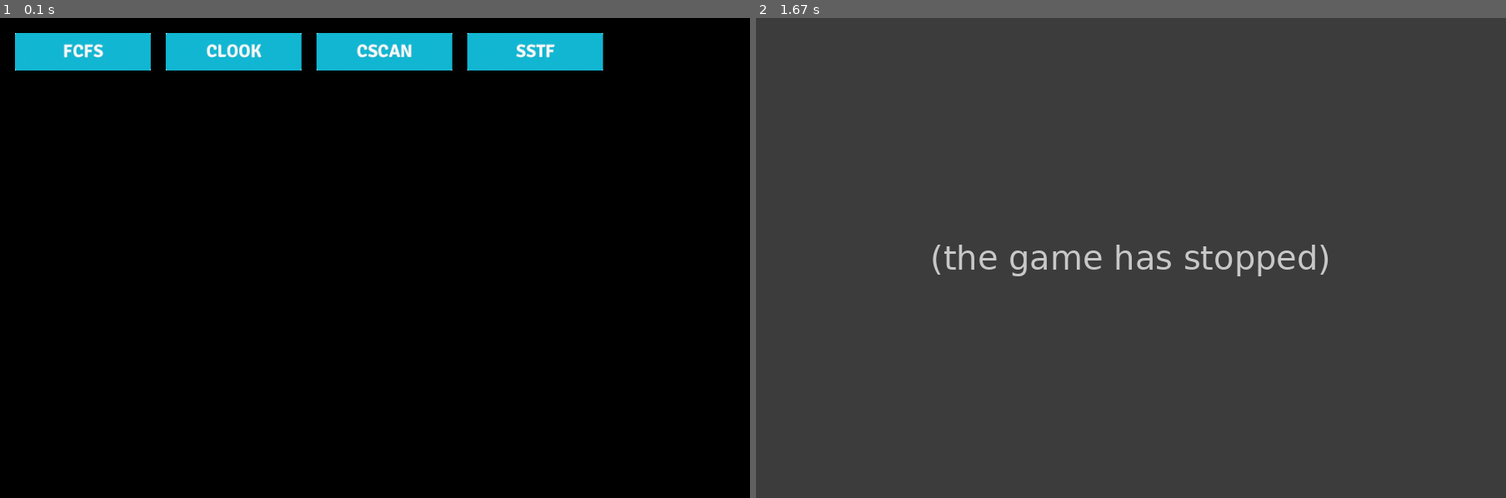
Above: before the commit, frames 1-2 (left to right).
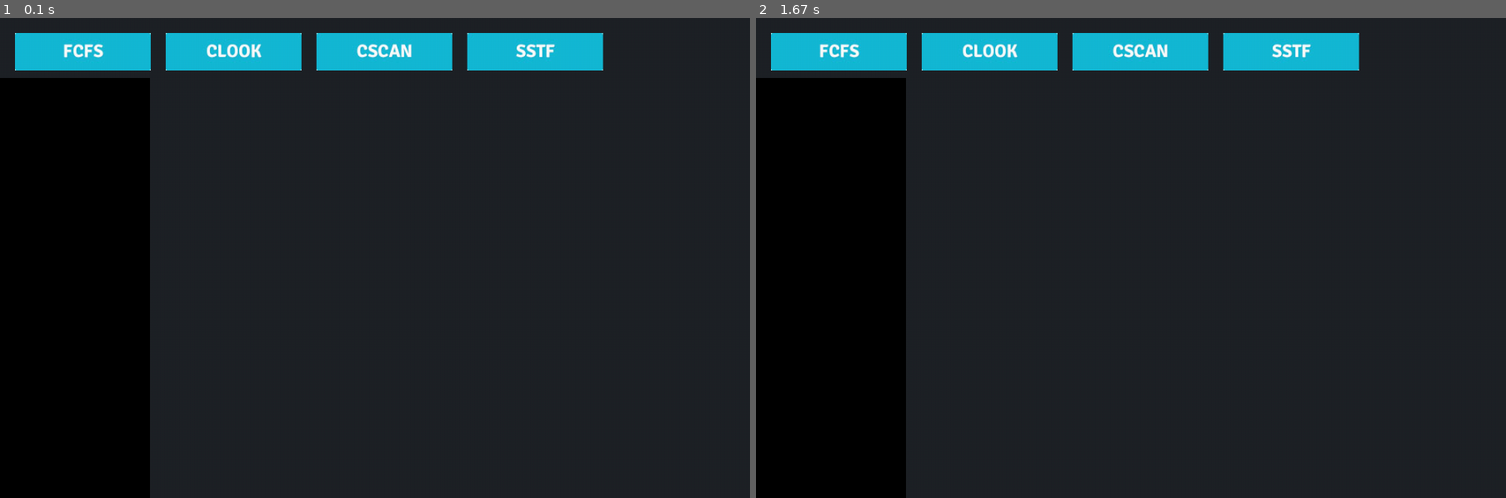
Above: after the commit, the same moments.

Repository: farfanoide/simuladorHDD
Game: pygame game, started from testppal.py
Two runs of this game, one before a commit and one after it. Both use one fixed random seed, a clock stepped at 60 frames per second and the inputs below. The source is Python 2; it was converted automatically to run under Python 3.
Inputs:
- Up to frame 1 (0.1 s): no input
- Up to frame 2 (1.67 s): tap Enter at 0.33 s

The runs differ from the first frame. In frame 1, 77% of the frame differs, in the area x 0-100%, y 0-100%; in frame 2, 100%.
Error before the commit: ValueError: invalid literal for int() with base 10: '' (base_gui.py line 145); the game stopped at 0.33 s (later frames are placeholders)

Commit message:
smallchanges

Diff:
--- a/gui/base_gui.py
+++ b/gui/base_gui.py
@@ -4,10 +4,10 @@
 import string
 from pygame.locals import *
 
+
 class BaseGui(pygame.surface.Surface):
 
-
-    _bkg_colour = (0,0,0)
+    _bkg_colour = (0, 0, 0)
 
     def __init__(self, base_sfc, rect, padding=(0, 0, 0, 0), color=_bkg_colour):
         print rect
@@ -18,27 +18,27 @@
         self.base_sfc = base_sfc
         self.padding  = padding
         self.elements = []
-        self.base_sfc.blit(self, self.rect)
-        pygame.display.update(self.rect)
-
+        self.fill(color)
+        self.update_sfc()
     def initiate_elements(self):
         pass
 
     def update_sfc(self):
-        if (self.elements):
+        if self.elements:
             for e in self.elements:
                 e.update_sfc()
         self.base_sfc.blit(self, (self.rect.x, self.rect.y))
         pygame.display.update(self.base_sfc.get_rect())
 
+
 class Button(BaseGui):
+
     """docstring for Button"""
 
-
-    def __init__(self, base_sfc, action="", simulator="", img=""):
-        self.img = pygame.image.load(img)
+    def __init__(self, base_sfc, action="", obj="", img=""):
+        self.img    = pygame.image.load(img)
         self.action = action
-        self.simulator = simulator
+        self.obj    = obj
         super(Button, self).__init__(base_sfc, self.img.get_rect())
 
     def update_sfc(self):
@@ -51,7 +51,7 @@
             return False
 
     def executeAction(self):
-        action = getattr(self.simulator, self.action)
+        action = getattr(self.obj, self.action)
         if action:
             return action()
         else:
@@ -60,16 +60,17 @@
 
 class Menu(BaseGui):
 
-
     def __init__(self, base_sfc, rect, color, buttons, axis):
         super(Menu, self).__init__(base_sfc, rect, color)
         self.initiate_elements(buttons)
+        self.fill(color)
         self.populate_sfc(axis)
         self.update_sfc()
 
     def initiate_elements(self, buttons):
         for button in buttons:
-            b = Button(self, button['action'], button['simulator'], button['img'])
+            b = Button(self, button['action'], button[
+                       'simulator'], button['img'])
             self.elements.append(b)
 
     def populate_sfc(self, axis=True, step=20):
@@ -88,15 +89,16 @@
             for button in self.elements:
                 button.rect.x = padding
                 button.rect.y = step
-                padding += button.get_width()+step
+                padding += button.get_width() + step
         else:
             for button in self.elements:
                 button.rect.x = step
                 button.rect.y = padding
-                padding += button.get_height()+step
+                padding += button.get_height() + step
 
 
 class InputBox(BaseGui):
+
     """ Docstring for InputBox"""
 
     def __init__(self, base_sfc, rect, color):
@@ -106,29 +108,31 @@
         self.inputlst    = []
         self.line_height = 0
         self.line_cont   = 0
-        self.update_sfc()
 
     def get_key(self):
-        while 1:
+        while True:
             event = pygame.event.poll()
             if event.type == KEYDOWN:
                 return event.key
             else:
                 pass
     # TODO: refactor variable names/
+
     def display_box(self, message):
         "Print a message in a box in the middle of the sfc"
-        fontobject = pygame.font.Font(None,18)
-        self.line_height=0
-        pygame.draw.rect(self, (0,0,0),(0,(self.get_height() / 2),self.get_width(),self.get_height()/2), 0)
-        pygame.draw.rect(self, (255,255,255),(1,(self.get_height() / 2) +1,self.get_width()-1, self.get_height()-1), 1)
+        fontobject = pygame.font.Font(None, 18)
+        self.line_height = 0
+        pygame.draw.rect(self, (0, 0, 0), (0, (
+            self.get_height() / 2), self.get_width(), self.get_height() / 2), 0)
+        pygame.draw.rect(self, (255, 255, 255), (1, (
+            self.get_height() / 2) + 1, self.get_width() - 1, self.get_height() - 1), 1)
         for lines in self.inputlst:
             line = fontobject.render(lines, 1, (255, 255, 255))
             self.blit(line, (0, self.get_height() / 2 + self.line_height))
             self.line_height += line.get_height()
         line = fontobject.render(message, 1, (255, 255, 255))
         self.blit(line, (0, self.get_height() / 2 + self.line_height))
-        if line.get_width() > (self.get_width() - 10) :
+        if line.get_width() > (self.get_width() - 10):
             return True
         else:
             return False
@@ -141,28 +145,32 @@
         return final
 
     def convert_to_list(self, full_string):
-        numlist = full_string.rsplit(' ')
-        full_list = [int(elem) for elem in numlist]
-        return full_list
+        try:
+            numlist = full_string.rsplit(' ')
+            full_list = [int(elem) for elem in numlist]
+            return full_list
+        except ValueError:
+            print "mira si seras gato"
+            return None
 
     def ask(self):
 
         pygame.font.init()
         current_string = ""
         self.display_box(current_string)
-        while 1:
+        while True:
             inkey = self.get_key()
             if inkey == K_BACKSPACE:
-                if current_string :
+                if current_string:
                     current_string = current_string[0:-1]
-                elif self.inputlst :
+                elif self.inputlst:
                     current_string = self.inputlst.pop()
                 self.display_box(current_string)
             elif inkey == K_RETURN:
                 self.inputlst.append(current_string)
                 break
             elif inkey <= 127:
-                current_string+= chr(inkey)
+                current_string += chr(inkey)
                 if self.display_box(current_string):
                     self.inputlst.append(current_string)
                     current_string = ""
@@ -172,8 +180,8 @@
 
 
 class Screen(BaseGui):
+
     """docstring for Screen"""
-
 
     def __init__(self, base_sfc, rect, color, elements):
         super(Screen, self).__init__(base_sfc, rect, color)
--- a/testppal.py
+++ b/testppal.py
@@ -15,7 +15,7 @@
 green = (0, 255, 0)
 blue = (0, 0, 255)
 white = (255, 255, 255)
-black = (0, 0, 0)
+black = (31, 34, 39)
 clock = pygame.time.Clock()
 sim = Simulator()
 buttons = [
@@ -31,8 +31,9 @@
 
 pygame.init()
 s = pygame.display.set_mode(screen_size)
+s.fill(black)
 mrect = (0, 0, s.get_width(), s.get_height()/8)
-m = Menu(s, mrect, white, buttons, True)
+m = Menu(s, mrect, black, buttons, True)
 irect = (0,s.get_height()/8,s.get_width()/5,7 * s.get_height()/8)
 i = InputBox(s, irect, (100,100,100))
 sim.requirements = i.ask()
--- a/tests.py
+++ b/tests.py
@@ -1,5 +1,6 @@
 import unittest
 from simulator import Simulator
+from gui.base_gui import *
 
 class testSchedullingBaseFunctions(unittest.TestCase):
     from algorithms.scheduling import Scheduling
@@ -31,7 +32,7 @@
          self.simulator.init_pos = 0
          self.simulator.requirements = [-5, 15, 40, 65, 20, -35, -400, 90, 100]
 
-    def test_FCFS_shoud_return(self):
+    def test_FCFS(self):
         base_results = (([[0, 5, 35, 400], [15, 40, 65, 20, 90, 100]], 960, True), 'FCFS')
         self.assertEqual(self.simulator.executeFCFS(), base_results)
 
@@ -39,7 +40,7 @@
         base_results = (([[511, 5, 35, 400], [15, 40, 65, 20, 90, 100]], 1461, True), 'FCFS')
         self.assertEqual(self.simulator.executeFCFS(), base_results)
 
-    def test_SSTF_shoud_return(self):
+    def test_SSTF(self):
         base_results = (([[0, 5, 35, 400], [100, 90, 65, 40, 20, 15]], 785, False), 'SSTF')
         self.assertEqual(self.simulator.executeSSTF(), base_results)
 
@@ -48,7 +49,7 @@
         self.assertEqual(self.simulator.executeSSTF(), base_results)
 
 
-    def test_SCAN_shoud_return(self):
+    def test_SCAN(self):
         base_results = (([[0, 5, 35, 400], [self.simulator.max_tracks, 100, 90, 65, 40, 20, 15]], 1007, False), 'SCAN')
         self.assertEqual(self.simulator.executeSCAN(), base_results)
 
@@ -56,7 +57,7 @@
         base_results = (([[self.simulator.max_tracks, 5, 35, 400], [self.simulator.max_tracks, 100, 90, 65, 40, 20, 15]], 1508, False), 'SCAN')
         self.assertEqual(self.simulator.executeSCAN(), base_results)
 
-    def test_CSCAN_shoud_return(self):
+    def test_CSCAN(self):
         base_results = (([[0, 5, 35, 400], [self.simulator.max_tracks], [0, 15, 20, 40, 65, 90, 100]], 611, True), 'CSCAN')
         self.assertEqual(self.simulator.executeCSCAN(), base_results)
 
@@ -64,11 +65,11 @@
         base_results = (([[511, 5, 35, 400], [self.simulator.max_tracks], [0, 15, 20, 40, 65, 90, 100]], 1112, True), 'CSCAN')
         self.assertEqual(self.simulator.executeCSCAN(), base_results)
 
-    def test_LOOK_shoud_return(self):
+    def test_LOOK(self):
         base_results = (([[0, 5, 35, 400], [100, 90, 65, 40, 20, 15]], 485, False), 'LOOK')
         self.assertEqual(self.simulator.executeLOOK(), base_results)
 
-    def test_CLOOK_shoud_return(self):
+    def test_CLOOK(self):
         base_results = (([[0, 5, 35, 400], [], [15, 20, 40, 65, 90, 100]], 485, True), 'CLOOK')
         self.assertEqual(self.simulator.executeCLOOK(), base_results)
 
@@ -81,7 +82,7 @@
          self.simulator.init_pos = 0
          self.simulator.requirements = [5, 15, 40, 65, 20, 35, 400, 90, 100]
 
-    def test_FCFS_shoud_return(self):
+    def test_FCFS(self):
         base_results = (([[], [0, 5, 15, 40, 65, 20, 35, 400, 90, 100]], 810, True), 'FCFS')
         self.assertEqual(self.simulator.executeFCFS(), base_results)
 
@@ -89,7 +90,7 @@
         base_results = (([[], [511, 5, 15, 40, 65, 20, 35, 400, 90, 100]], 1311, True), 'FCFS')
         self.assertEqual(self.simulator.executeFCFS(), base_results)
 
-    def test_SSTF_shoud_return(self):
+    def test_SSTF(self):
         base_results = (([[], [0, 5, 15, 20, 35, 40, 65, 90, 100, 400]], 400, True), 'SSTF')
         self.assertEqual(self.simulator.executeSSTF(), base_results)
 
@@ -97,7 +98,7 @@
         base_results = (([[], [511, 400, 100, 90, 65, 40, 35, 20, 15, 5]], 506, False), 'SSTF')
         self.assertEqual(self.simulator.executeSSTF(), base_results)
 
-    def test_SCAN_shoud_return(self):
+    def test_SCAN(self):
         base_results = (([[], [0, 5, 15, 20, 35, 40, 65, 90, 100, 400]], 400, True), 'SCAN')
         self.assertEqual(self.simulator.executeSCAN(), base_results)
 
@@ -105,7 +106,7 @@
         base_results = (([[], [511, 400, 100, 90, 65, 40, 35, 20, 15, 5]], 506, False), 'SCAN')
         self.assertEqual(self.simulator.executeSCAN(), base_results)
 
-    def test_CSCAN_shoud_return(self):
+    def test_CSCAN(self):
         base_results = (([[], [0, 5, 15, 20, 35, 40, 65, 90, 100, 400], []], 400, True), 'CSCAN')
         self.assertEqual(self.simulator.executeCSCAN(), base_results)
 
@@ -113,7 +114,7 @@
         base_results = (([[], [511], [0, 5, 15, 20, 35, 40, 65, 90, 100, 400]], 400, True), 'CSCAN')
         self.assertEqual(self.simulator.executeCSCAN(), base_results)
 
-    def test_LOOK_shoud_return(self):
+    def test_LOOK(self):
         base_results = (([[], [0, 5, 15, 20, 35, 40, 65, 90, 100, 400]], 400, True), 'LOOK')
         self.assertEqual(self.simulator.executeLOOK(), base_results)
 
@@ -121,7 +122,7 @@
         base_results = (([[], [511, 400, 100, 90, 65, 40, 35, 20, 15, 5]], 506, False), 'LOOK')
         self.assertEqual(self.simulator.executeLOOK(), base_results)
 
-    def test_CLOOK_shoud_return(self):
+    def test_CLOOK(self):
         base_results = (([[], [0, 5, 15, 20, 35, 40, 65, 90, 100, 400], []], 400, True), 'CLOOK')
         self.assertEqual(self.simulator.executeCLOOK(), base_results)
 
@@ -138,10 +139,10 @@
         self.simulator.direction = False
         self.simulator.requirements = [-5, 15, 40, 65, 20, -35, -400, 90, 100]
 
-    def test_dir_post_CSCAN_should_return(self):
+    def test_dir_post_CSCAN(self):
         self.simulator.executeCSCAN()
         self.assertEqual(self.simulator.algorithm.last_dir, self.simulator.direction)
 
-    def test_dir_post_CLOOK_should_return(self):
+    def test_dir_post_CLOOK(self):
         self.simulator.executeCLOOK()
         self.assertEqual(self.simulator.algorithm.last_dir, self.simulator.direction)
